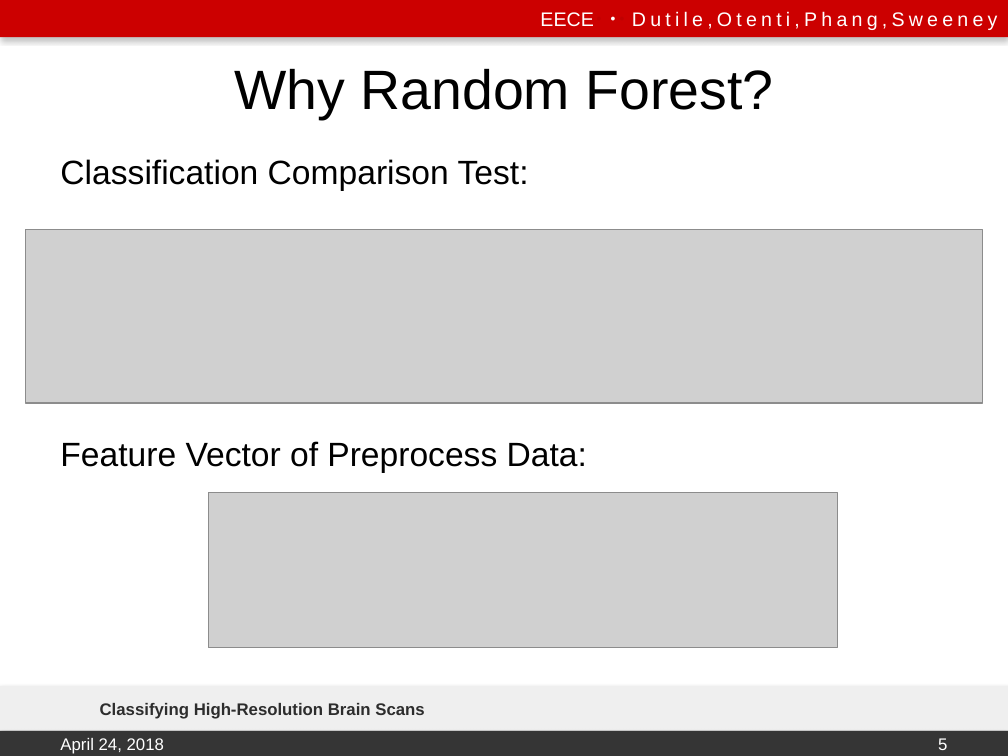
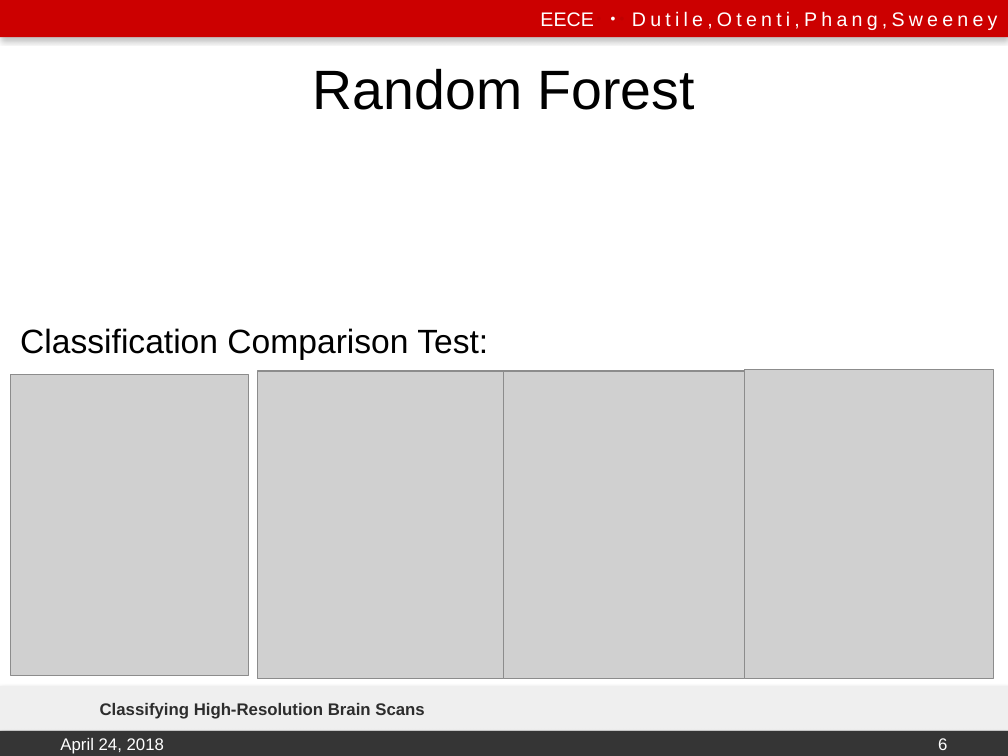
Before and after one commit to emily-jean/ml-brains, a slide deck: slide 6 of presentation/DutileOtentiPhangSweeney.pptx (slide 5 before the commit). Drawn at 1008x756 pixels with LibreOffice and Linux fonts; fonts in the diff are those of the drawing; grey boxes stand for pictures; background and template pictures are left out. Boxes give left, top, right and bottom in pixels: in the first picture for what was removed or moved away, otherwise in the second. Text is boxed around its words. In the diff, an @@ line names an element or a change of style, - is before the commit and + after.

```diff
--- a/presentation/DutileOtentiPhangSweeney.pptx
+++ b/presentation/DutileOtentiPhangSweeney.pptx
@@ title at [313, 68, 695, 110]: text changed @@
-Why Random Forest?
+Random Forest
@@ picture removed at [25, 230, 983, 403] @@
@@ text "Classification Comparison Test:": place and size @@
-text "Classification Comparison Test:" at [60, 159, 587, 473]
+text "Classification Comparison Test:" at [20, 328, 488, 360]
@@ text "Classification Comparison Test:" at [20, 328, 488, 360]: rotation 0 to 180 degrees @@
@@ picture added at [10, 375, 249, 675] @@
@@ picture added at [257, 371, 503, 679] @@
@@ picture added at [498, 371, 746, 679] @@
@@ picture added at [744, 370, 993, 679] @@
@@ text at [60, 441, 587, 473]: paragraph removed @@
-Feature Vector of Preprocess Data:
@@ picture removed at [208, 493, 837, 648] @@
@@ page number at [938, 738, 947, 750]: text changed @@
-5
+6
```
Also in this commit, not shown: 8 other slides changed, 1 slide added, 2 other files.
